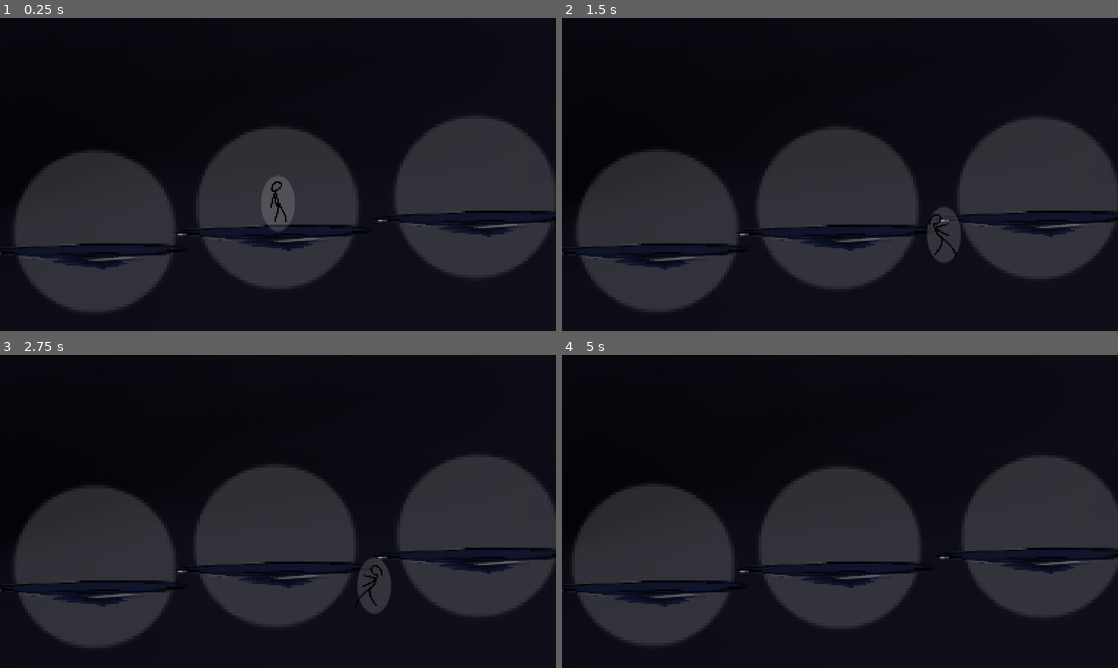
Above: before the commit, frames 1-4 (two rows, left to right).
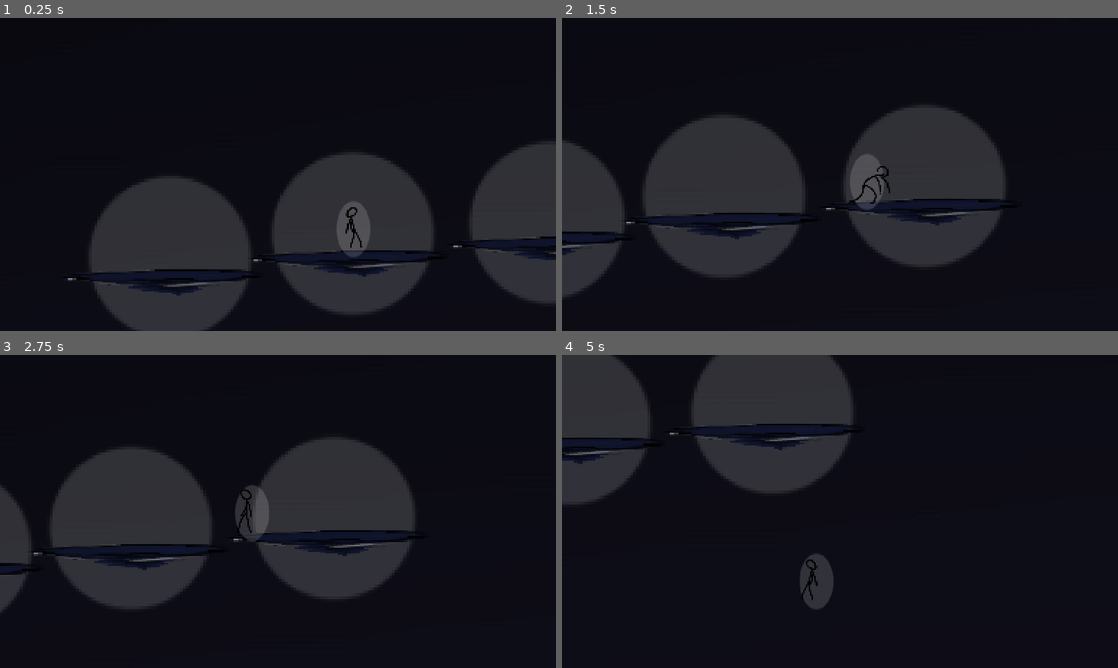
Above: after the commit, the same moments.

Repository: levicratic/protothesis
Game: Godot game, scene res://scn/lev/titlescreen.tscn
Same seed, same stepped clock (60 frames per second), same inputs: the game is played once before the commit and once after it.
Inputs:
- Up to frame 1 (0.25 s): no input
- Up to frame 2 (1.5 s): hold Right (right) from 0.53 s (still down); tap Up (jump, bound only after the commit) at 0.77 s
- Up to frame 3 (2.75 s): tap Up (jump, bound only after the commit) at 1.52 s; release Right (right) at 2.03 s; hold Left (left) from 2.03 s (still down)
- Up to frame 4 (5 s): release Left (left) at 2.78 s; hold Right (right) 2.78-4.28 s; tap Up (jump, bound only after the commit) at 3.02, 3.77, 4.52 s; hold Left (left) from 4.28 s (still down)

The runs differ from the first frame. In frame 1, 32% of the frame differs, in the area x 0-100%, y 31-100%; in frame 2, 32%; in frame 3, 32%; in frame 4, 46%, in the area x 0-100%, y 0-93%.

Commit message:
2d camera

Diff:
--- a/project.godot
+++ b/project.godot
@@ -33,18 +33,16 @@
 left={
 "deadzone": 0.5,
 "events": [Object(InputEventKey,"resource_local_to_scene":false,"resource_name":"","device":-1,"window_id":0,"alt_press …(182 unchanged characters)…
-, Object(InputEventKey,"resource_local_to_scene":false,"resource_name":"","device":-1,"window_id":0,"alt_pressed":false,"shift_pressed":false,"ctrl_pressed":false,"meta_pressed":false,"pressed":false,"keycode":0,"physical_keycode":65,"key_label":0,"unicode":97,"echo":false,"script":null)
 ]
 }
 right={
 "deadzone": 0.5,
 "events": [Object(InputEventKey,"resource_local_to_scene":false,"resource_name":"","device":-1,"window_id":0,"alt_press …(182 unchanged characters)…
-, Object(InputEventKey,"resource_local_to_scene":false,"resource_name":"","device":-1,"window_id":0,"alt_pressed":false,"shift_pressed":false,"ctrl_pressed":false,"meta_pressed":false,"pressed":false,"keycode":0,"physical_keycode":68,"key_label":0,"unicode":100,"echo":false,"script":null)
 ]
 }
 jump={
 "deadzone": 0.5,
-"events": [Object(InputEventKey,"resource_local_to_scene":fa …(140 unchanged characters)… d":false,"keycode":0,"physical_keycode":32,"key_label":0,"unicode":32,"echo":false,"script":null)
+"events": [Object(InputEventKey,"resource_local_to_scene":fa …(140 unchanged characters)… d":false,"keycode":0,"physical_keycode":4194320,"key_label":0,"unicode":0,"echo":false,"script":null)
 ]
 }
 
--- a/scn/lev/titlescreen.tscn
+++ b/scn/lev/titlescreen.tscn
@@ -18,6 +18,7 @@
 max_polyphony = 2
 
 [node name="backdrop" type="Sprite2D" parent="."]
+scale = Vector2(10, 10)
 texture = ExtResource("3_04eff")
 
 [node name="stage" type="Node2D" parent="."]
--- a/scn/obj/player.tscn
+++ b/scn/obj/player.tscn
@@ -176,23 +176,6 @@
 "values": [false]
 }
 
-[sub_resource type="Animation" id="Animation_art21"]
-resource_name = "run_right"
-length = 0.2
-loop_mode = 1
-tracks/0/type = "value"
-tracks/0/imported = false
-tracks/0/enabled = true
-tracks/0/path = NodePath("AnimatedSprite2D:frame")
-tracks/0/interp = 1
-tracks/0/loop_wrap = true
-tracks/0/keys = {
-"times": PackedFloat32Array(0, 0.1),
-"transitions": PackedFloat32Array(1, 1),
-"update": 1,
-"values": [0, 9]
-}
-
 [sub_resource type="Animation" id="Animation_b44tt"]
 resource_name = "jump"
 length = 0.2
@@ -259,6 +242,23 @@
 "transitions": PackedFloat32Array(1),
 "update": 1,
 "values": [false]
+}
+
+[sub_resource type="Animation" id="Animation_art21"]
+resource_name = "run_right"
+length = 0.2
+loop_mode = 1
+tracks/0/type = "value"
+tracks/0/imported = false
+tracks/0/enabled = true
+tracks/0/path = NodePath("AnimatedSprite2D:frame")
+tracks/0/interp = 1
+tracks/0/loop_wrap = true
+tracks/0/keys = {
+"times": PackedFloat32Array(0, 0.1),
+"transitions": PackedFloat32Array(1, 1),
+"update": 1,
+"values": [0, 9]
 }
 
 [sub_resource type="AnimationLibrary" id="AnimationLibrary_aucbj"]
@@ -431,3 +431,6 @@
 parameters/Transition/current_state = ""
 parameters/Transition/transition_request = ""
 parameters/Transition/current_index = -1
+
+[node name="Camera2D" type="Camera2D" parent="."]
+position_smoothing_enabled = true
--- a/scn/src/titlescreen.gd
+++ b/scn/src/titlescreen.gd
@@ -1,13 +1,15 @@
 extends Node2D
 
+@onready var player = $player
+@onready var origin = player.position
+@onready var floor: float = $backdrop.get_viewport_rect().size[1]
 
-# Called when the node enters the scene tree for the first time.
 func _ready():
-	position = get_viewport_rect().size / 2
+	position = get_viewport_rect().size / 2 # can skip if there's a camera
 
-	pass
+func _process(_delta):
+	if player.position.y > floor:
+		respawn()
 
-
-# Called every frame. 'delta' is the elapsed time since the previous frame.
-func _process(_delta):
-	pass
+func respawn():
+	player.position = origin
Not shown, changed: README.md
